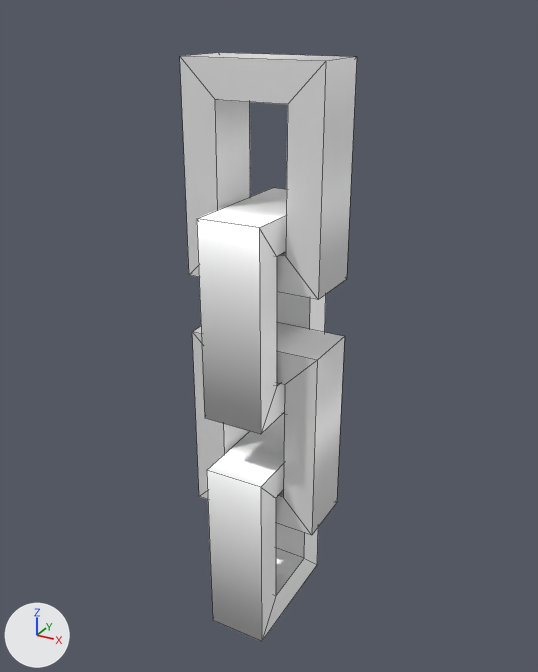
What one commit did to the FBX model Assets/- Asset Store/Custom/HangingDecorations/HangingDecorationAnimations.fbx.
The view is the same before and after, from a 50 mm lens placed at (0.637, -1.151, 0.64), pointed at (-0.008, 0.021, 0.053). Every picture has the same lights, and +X, +Y and +Z are marked at lower left. The picture after the commit comes second. Mesh edges are drawn as thin lines. Where no turn or scale is listed for an object, it has been applied to the vertices.

The first picture shows 'Chain1_LOD2'.
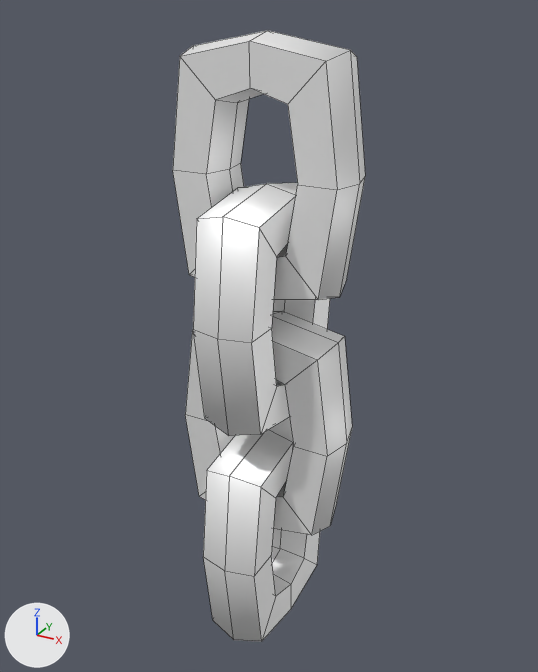
Location of each change, [x1, y1, x2, y2] in pixels of the pictures (538 x 672 px):
'Chain1_LOD2', reshaped (8% wider)
    before: [180, 53, 357, 641]
    after: [173, 30, 365, 642]

The change, as a list of edits to the scene's bpy script:
```text
Change me_mesh_019:
    used by ob_chain1_lod2; location = (0.0, 0.0, 0.0)
    remove me_mesh_019.from_pydata(...)  # 64 vertices, 64 faces; spans x -0.134..0.135, y -0.135..0.134, z -0.567..0.567
    add me_mesh_019.from_pydata(...)  # 192 vertices, 192 faces; spans x -0.174..0.175, y -0.175..0.174, z -0.607..0.607
    me_mesh_019 part 1
    64 faces are deleted
    128 vertices are added at x -0.174..0.175, y -0.175..0.174, z -0.607..0.607
    192 new faces join them
```
